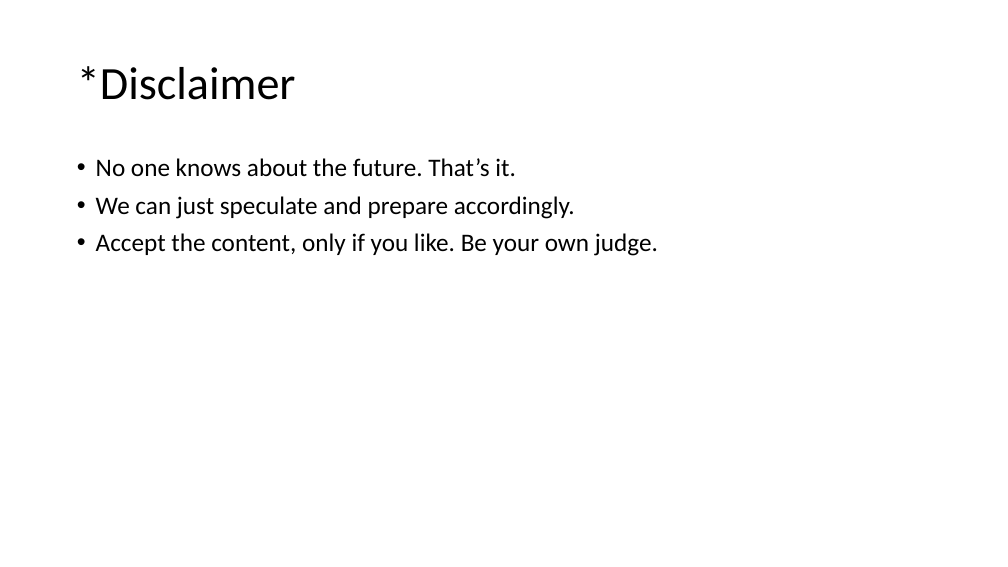
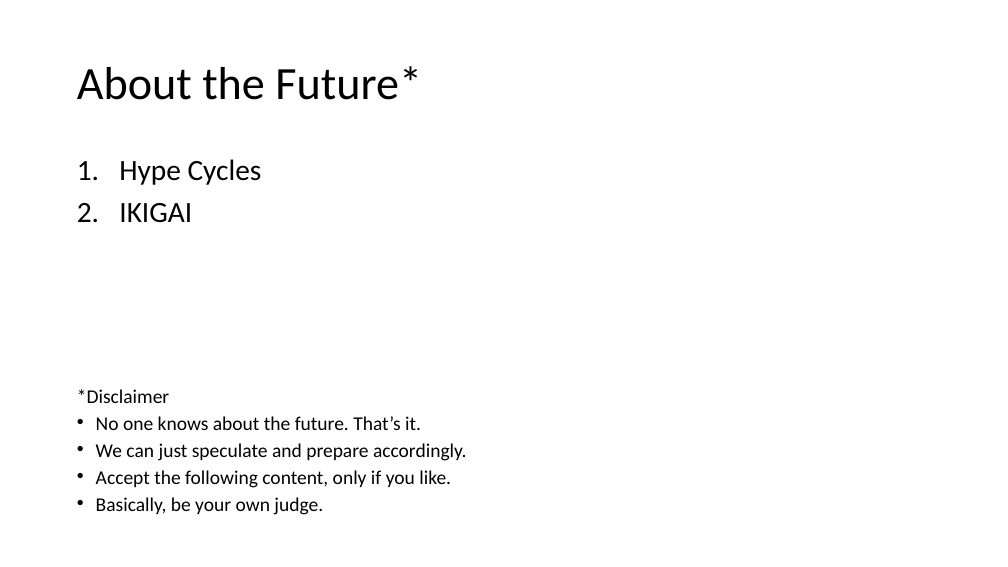
Before and after one commit to yogeshhk/Publications, a slide deck: slide 3 of Talk_EmergingTechnologies_MES_March13.pptx (slide 5 before the commit). Drawn at 1008x567 pixels with LibreOffice and Linux fonts; fonts in the diff are those of the drawing. Boxes give left, top, right and bottom in pixels: in the first picture for what was removed or moved away, otherwise in the second. Text is boxed around its words. In the diff, an @@ line names an element or a change of style, - is before the commit and + after.

Commit message:
Added to Hype Cycle lecture

```diff
--- a/Talk_EmergingTechnologies_MES_March13.pptx
+++ b/Talk_EmergingTechnologies_MES_March13.pptx
@@ title at (x1=77, y1=66, x2=422, y2=100): text changed @@
-*Disclaimer
+About the Future*
@@ text added at (x1=119, y1=159, x2=262, y2=223), 28 pt, text #000000 @@
+1. Hype Cycles
+2. IKIGAI
@@ text "*Disclaimer" moved from (x1=96, y1=158, x2=658, y2=256) to (x1=77, y1=389, x2=467, y2=515) @@
@@ text at (x1=77, y1=389, x2=169, y2=403): paragraph added @@
+*Disclaimer
@@ text at (x1=96, y1=416, x2=467, y2=461): size 24 to 18.6 pt in "No one knows about the future. That’s ...", "We can just speculate and prepare accordingly."; line spacing 0.9 to 0.7 @@
@@ text at (x1=96, y1=470, x2=451, y2=515): text changed; size 24 to 18.6 pt @@
-• Accept the content, only if you like. Be your own judge.
+• Accept the following content, only if you like.
+• Basically, be your own judge.
```
Also in this commit, not shown: 3 other slides changed, 8 slides added, 1 slide removed, 1 other file.
